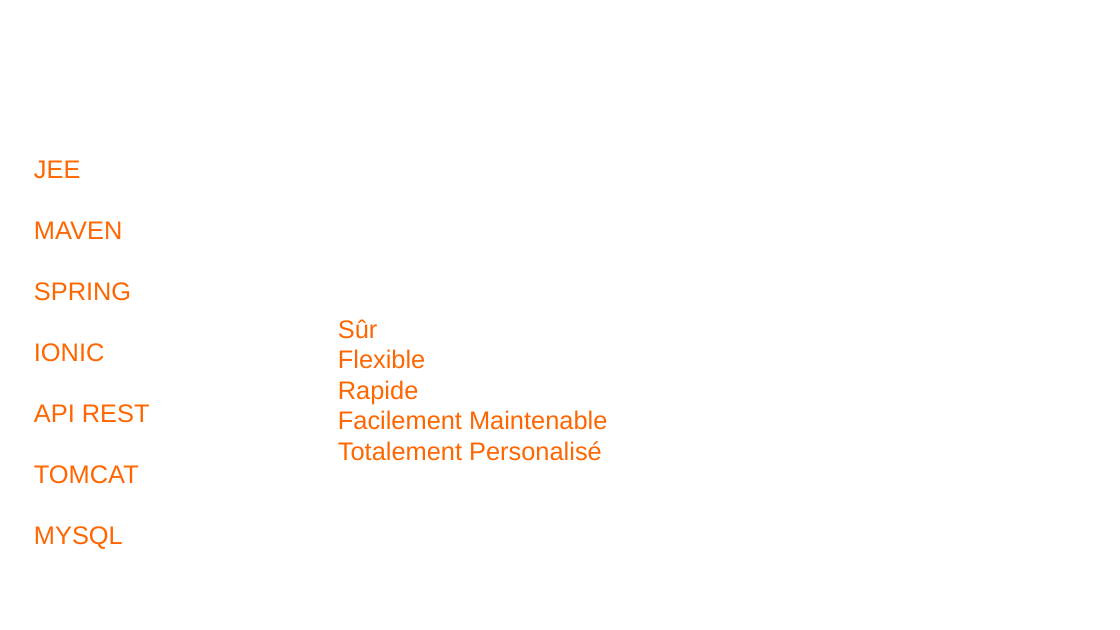
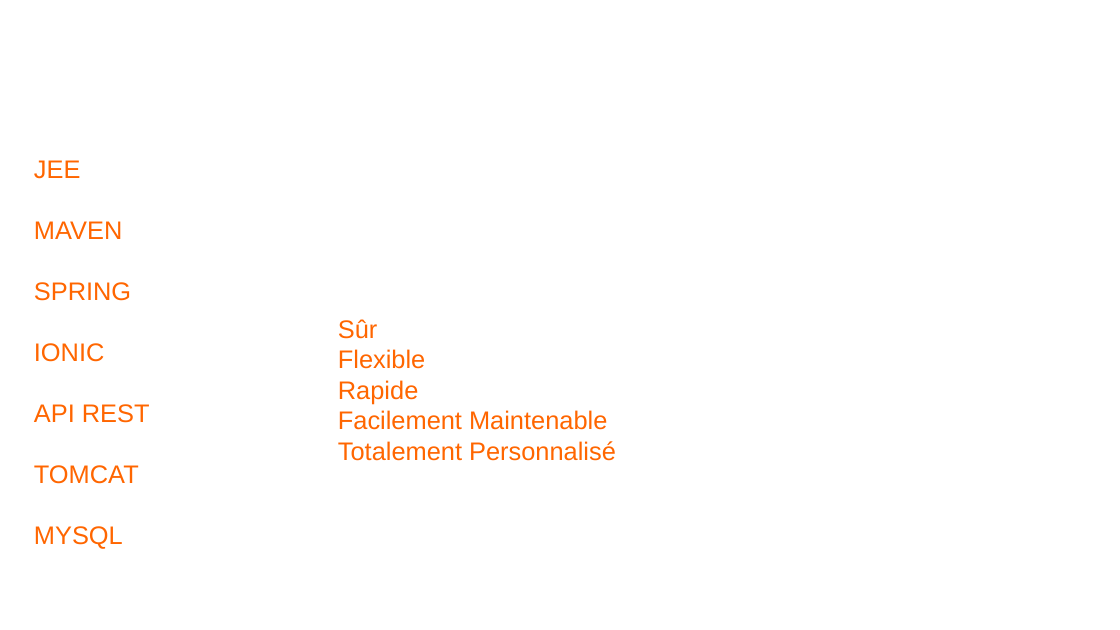
Before and after one commit to JonathanDLR/oc-pizza, a slide deck: slide 9 of Spec.odp. Drawn at 1120x630 pixels with LibreOffice and Linux fonts; fonts in the diff are those of the drawing; background and template pictures are left out. Boxes give left, top, right and bottom in pixels: in the first picture for what was removed or moved away, otherwise in the second. Text is boxed around its words. In the diff, an @@ line names an element or a change of style, - is before the commit and + after.

Commit message:
maj diag

```diff
--- a/Spec.odp
+++ b/Spec.odp
@@ text at (338,380,616,461): text changed @@
-Rapide
-Facilement Maintenable
-Totalement Personalisé
+Rapide
+Facilement Maintenable
+Totalement Personnalisé
```
